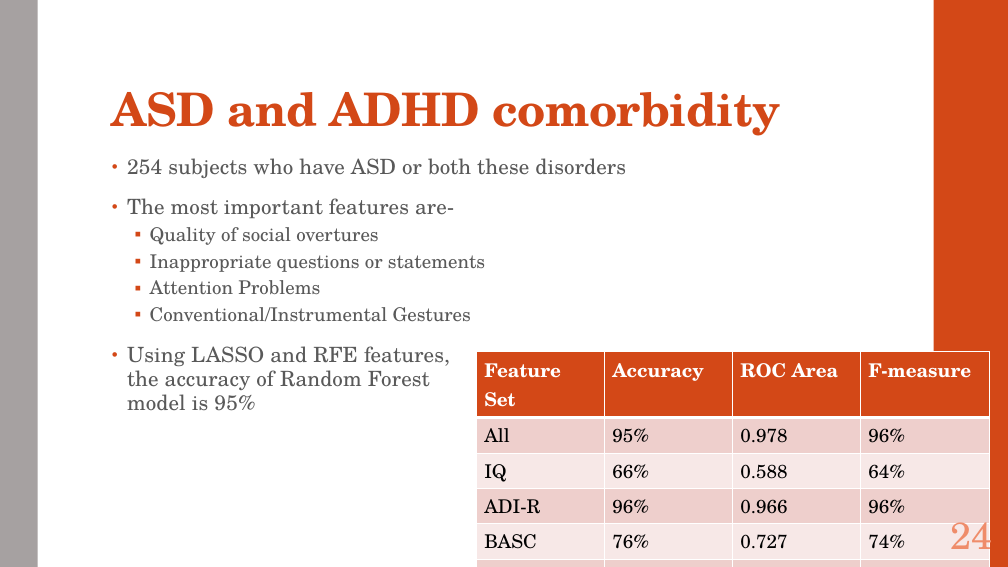
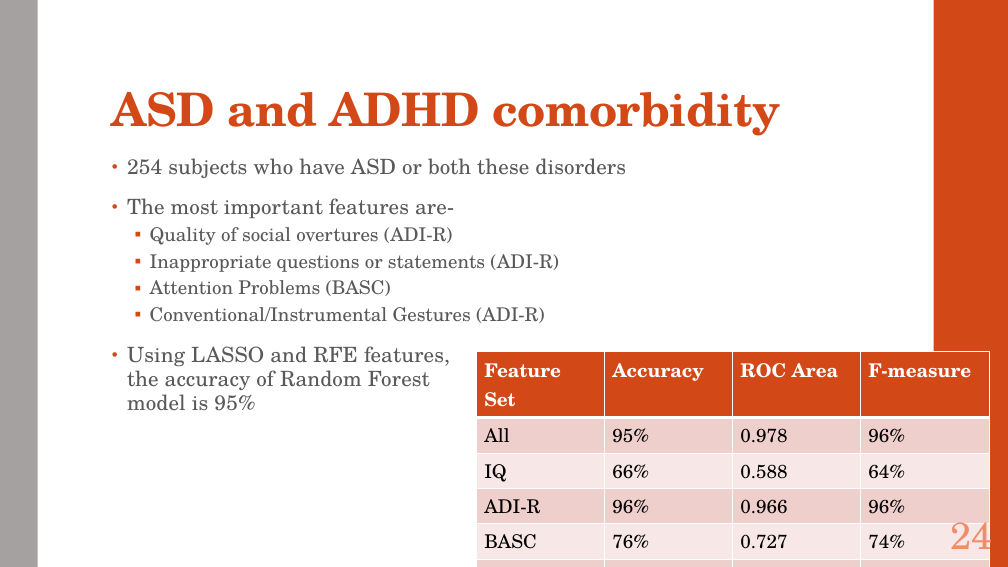
Before and after one commit to SirichandanaSambatur/CADDC, a slide deck: slide 24 of FinalReport.pptx. Drawn at 1008x567 pixels with LibreOffice and Linux fonts; fonts in the diff are those of the drawing. Boxes give left, top, right and bottom in pixels: in the first picture for what was removed or moved away, otherwise in the second. Text is boxed around its words. In the diff, an @@ line names an element or a change of style, - is before the commit and + after.

```diff
--- a/FinalReport.pptx
+++ b/FinalReport.pptx
@@ text at (150, 227, 559, 323): text changed @@
-  ▪ Quality of social overtures
-  ▪ Inappropriate questions or statements
-  ▪ Attention Problems
-  ▪ Conventional/Instrumental Gestures
+  ▪ Quality of social overtures (ADI-R)
+  ▪ Inappropriate questions or statements (ADI-R)
+  ▪ Attention Problems (BASC)
+  ▪ Conventional/Instrumental Gestures (ADI-R)
```
Also in this commit, not shown: 10 other slides changed, 1 other file.
